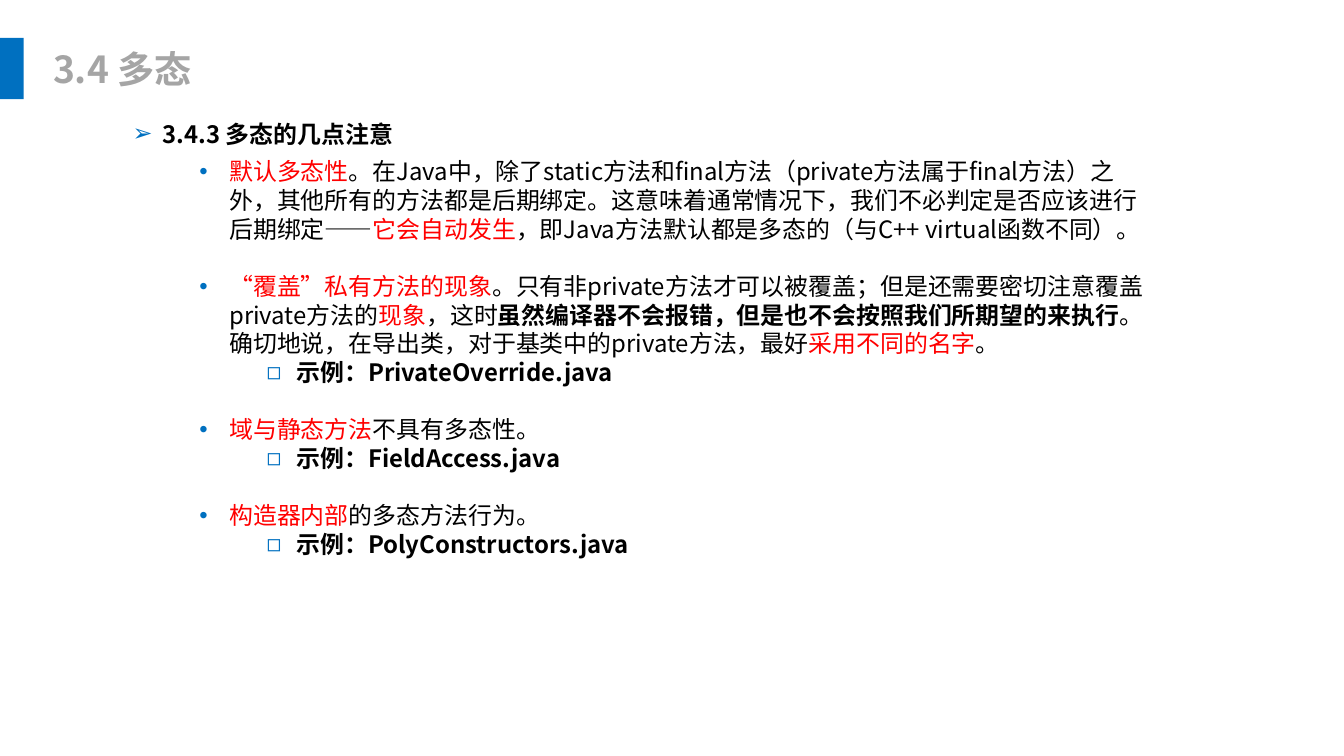
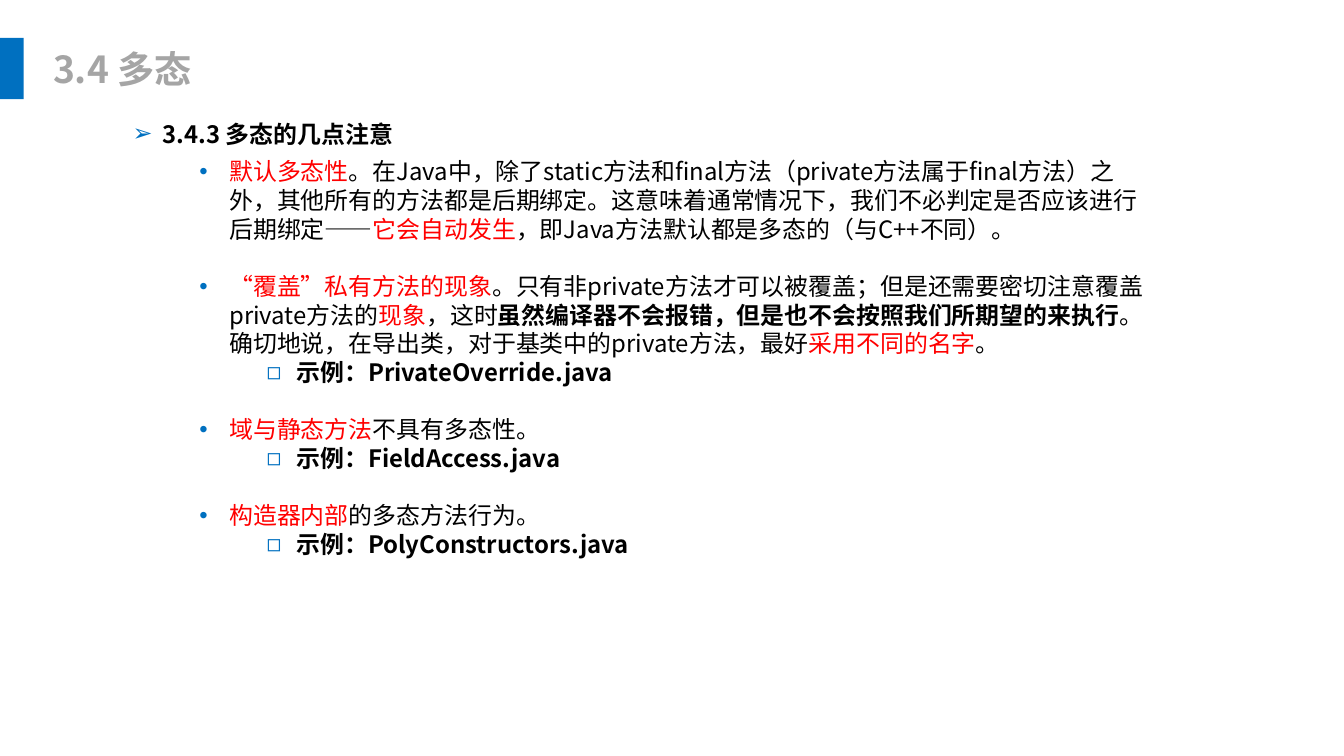
Before and after one commit to leonliu06/JavaTrainning, a slide deck: slide 38 of Java基础培训.pptx. Drawn at 1344x756 pixels with LibreOffice and Linux fonts; fonts in the diff are those of the drawing. Boxes give left, top, right and bottom in pixels: in the first picture for what was removed or moved away, otherwise in the second. Text is boxed around its words. In the diff, an @@ line names an element or a change of style, - is before the commit and + after.

Commit message:
ppt

```diff
--- a/Java基础培训.pptx
+++ b/Java基础培训.pptx
@@ text at bbox=[229, 159, 1137, 241]: text changed @@
-  • 默认多态性。在Java中，除了static方法和final方法（private方法属于final方法）之外，其他所有的方法都是后期绑定。这意味着通常情况下，我们不必判定是否应该进行后期绑定——它会自动发生，即Java方法默认都是多态的（与C++ virtual函数不同）。
+  • 默认多态性。在Java中，除了static方法和final方法（private方法属于final方法）之外，其他所有的方法都是后期绑定。这意味着通常情况下，我们不必判定是否应该进行后期绑定——它会自动发生，即Java方法默认都是多态的（与C++不同）。
```
Also in this commit, not shown: 1 other slide changed.
